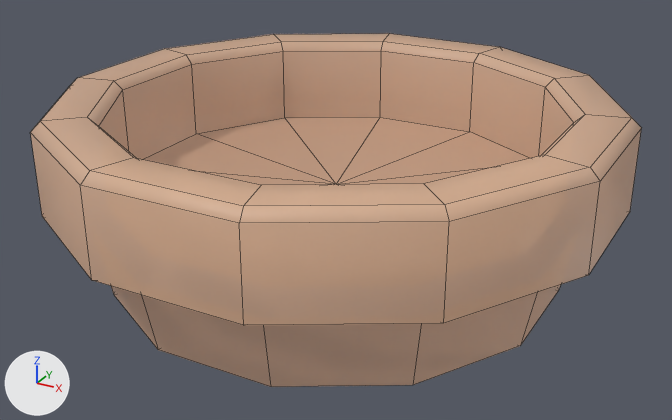
Before and after pictures for a commit that changed the FBX model Assets/Models/Tiny Treats plants/saucer_A_small.fbx.
The view is the same before and after, from a camera (50 mm lens) standing at (0.458, -0.833, 0.486) and looking at (0.005, -0.01, 0.074). Every picture has the same lights, and +X, +Y and +Z are marked at lower left. Mesh edges are drawn as thin lines. Objects named as collision shapes, trigger or cutter boxes, shadow casters or lower levels of detail are left out. Where no turn or scale is listed for an object, it has been applied to the vertices.

Script lines for the objects in view, before the commit:
```python
mat_tiny_treats_1 = bpy.data.materials.new('tiny_treats_1')
mat_tiny_treats_1.use_nodes = True; mat_tiny_treats_1.node_tree.nodes.clear()
_N = mat_tiny_treats_1.node_tree.nodes; _L = mat_tiny_treats_1.node_tree.links
n0 = _N.new('ShaderNodeBsdfPrincipled'); n0.name = 'Principled BSDF'
n1 = _N.new('ShaderNodeOutputMaterial'); n1.name = 'Material Output'
n2 = _N.new('ShaderNodeTexImage'); n2.name = 'Image Texture'
n2.image = img_tiny_treats_texture_1_png
n3 = _N.new('ShaderNodeTexImage'); n3.name = 'Image Texture.001'
n3.image = img_tiny_treats_texture_1_png
_L.new(n2.outputs[0], n0.inputs[0])  # 'Color' to 'Base Color'
_L.new(n3.outputs[0], n0.inputs[4])  # 'Color' to 'Alpha'
_L.new(n0.outputs[0], n1.inputs[0])  # 'BSDF' to 'Surface'
me_saucer_a_small = bpy.data.meshes.new('saucer_A_small')
me_saucer_a_small.from_pydata(...)  # 98 vertices, 108 faces; spans x -0.3..0.3, y -0.3..0.3, z 0.0..0.2
me_saucer_a_small.materials.append(mat_tiny_treats_1)
ob_saucer_a_small = bpy.data.objects.new('saucer_A_small', me_saucer_a_small)
ob_saucer_a_small.location = (0.0, 0.0, 0.0)
```
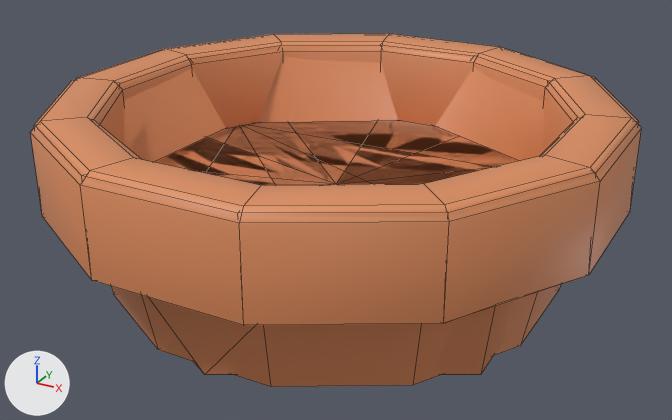
Scene script edits in JSON lines:
```json
{"op": "set", "path": "img_tiny_treats_texture_1_png", "old": "load_image('tiny_treats_texture_1.png', 'tiny_treats_texture_1.png', 1024, 1024, 'Non-Color')", "new": "load_image('tiny_treats_texture_1.png', 'tiny_treats_texture_1.png', 1024, 1024, 'sRGB')"}
{"op": "remove", "block": "mat_tiny_treats_1", "code": "n3 = _N.new('ShaderNodeTexImage'); n3.name = 'Image Texture.001'"}
{"op": "remove", "block": "mat_tiny_treats_1", "code": "n3.image = img_tiny_treats_texture_1_png"}
{"block": "mat_tiny_treats_1", "where": "n0 = _N.new('ShaderNodeBsdfPrincipled'); n0.name = 'Principled BSDF'"}
{"op": "remove", "block": "mat_tiny_treats_1", "code": "_L.new(n3.outputs[0], n0.inputs[4])  # 'Color' to 'Alpha'"}
{"block": "mat_tiny_treats_1", "where": "n2 = _N.new('ShaderNodeTexImage'); n2.name = 'Image Texture'"}
{"op": "add", "block": "mat_tiny_treats_1", "code": "_L.new(n2.outputs[1], n0.inputs[4])  # 'Alpha' to 'Alpha'"}
{"op": "add", "block": "me_saucer_a_small_001", "code": ["me_saucer_a_small_001 = bpy.data.meshes.new('saucer_A_small.001')", "me_saucer_a_small_001.from_pydata(...)  # 59 vertices, 68 faces; spans x -0.3..0.3, y -0.3..0.3, z 0.0..0.197", "me_saucer_a_small_001.materials.append(mat_tiny_treats_1)  # picture img_tiny_treats_texture_1_png"]}
{"op": "add", "block": "ob_saucer_a_small_lod1", "code": ["ob_saucer_a_small_lod1 = bpy.data.objects.new('saucer_A_small_LOD1', me_saucer_a_small_001)", "ob_saucer_a_small_lod1.location = (0.0, 0.0, 0.0)"]}
```

Boxes [x1, y1, x2, y2] around the edits, measured in the pictures (672 x 420 px):
```json
{"object": "saucer_A_small", "change": "surface changed", "before": [30, 33, 642, 387], "after": [30, 33, 642, 387], "on screen": "beige to orange"}
{"object": "saucer_A_small_LOD1", "change": "added", "after": [34, 44, 639, 375], "on screen": "orange"}
```
